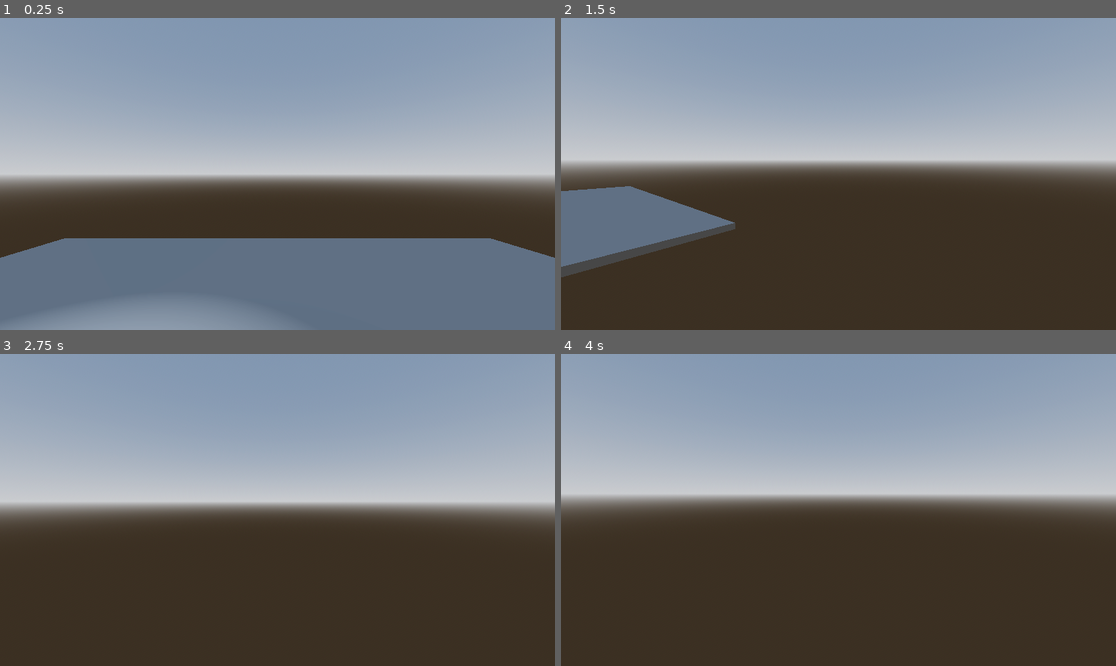
Above: before the commit, frames 1-4 (two rows, left to right).
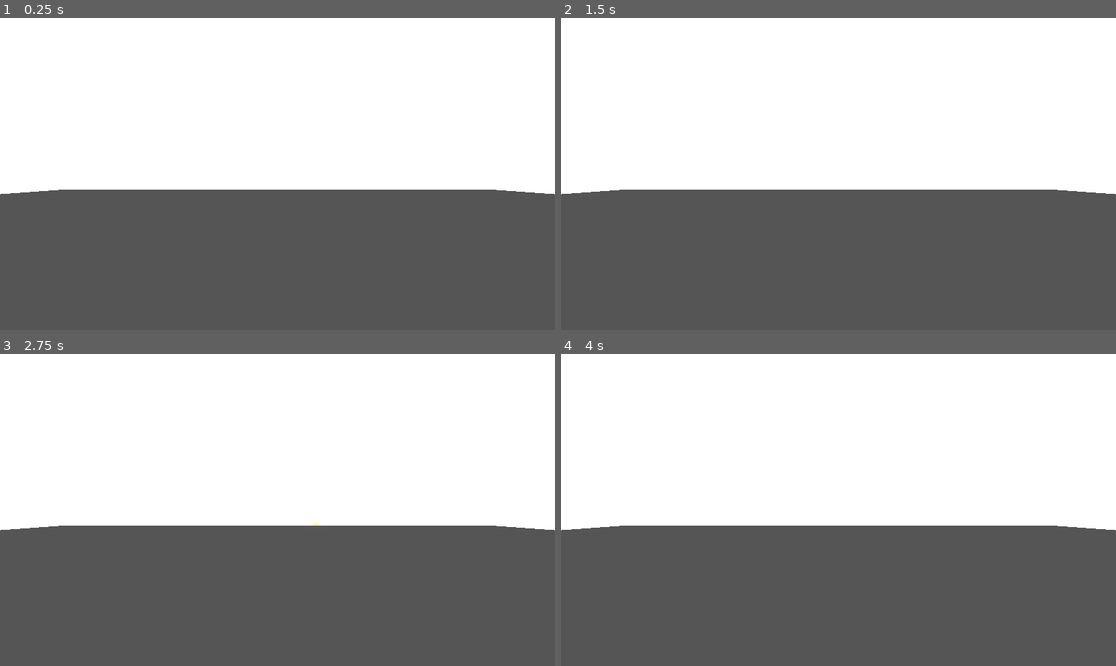
Above: after the commit, the same moments.

Repository: mineplaceblock/dungeon-master
Game: Godot game, scene res://Scenes/world.tscn
Same seed, same stepped clock (60 frames per second), same inputs: the game is played once before the commit and once after it. This scene is started directly instead of the project's main scene.
Inputs (mouse positions are in pixels of both pictures, inside the frame that each line leads up to):
- Up to frame 1 (0.25 s): no input
- Up to frame 2 (1.5 s): tap Enter (ui_accept) at 0.5 s; move the mouse to (960, 158) at 0.52 s; hold D (RightMove) 0.53-1.28 s; tap F (Fly) at 0.6 s; click (960, 158) at 0.67 s; tap Space (Jump) at 0.77 s; move the mouse to (810, 174) at 1.27 s; hold W (ForwardMove) from 1.28 s (still down); tap Shift (Sprint) at 1.35 s
- Up to frame 3 (2.75 s): keep holding W (ForwardMove); tap Space (Jump) at 1.52 s; move the mouse to (288, 503) at 2.02 s; tap F (Fly) at 2.1 s
- Up to frame 4 (4 s): keep holding W (ForwardMove); tap Enter (ui_accept) at 2.75, 3.5 s; move the mouse to (832, 516) at 2.77 s; tap Shift (Sprint) at 2.85 s; click (832, 516) at 2.92 s; tap Space (Jump) at 3.02, 3.77 s; move the mouse to (877, 513) at 3.52 s; tap F (Fly) at 3.6 s

The runs differ from the first frame. In frame 1, 100% of the frame differs, in the area x 0-100%, y 0-100%; in frame 2, 99%; in frame 3, 100%; in frame 4, 100%.

Commit message:
M4A1 ELIMINADO POR GORDO

Diff:
--- a/Scenes/world.tscn
+++ b/Scenes/world.tscn
@@ -3,6 +3,7 @@
 [ext_resource type="PackedScene" path="res://Player/proto_controller.tscn" id="1_a02cp"]
 [ext_resource type="Texture2D" uid="uid://c24ifoit84iim" path="res://w7yfuteogao0-M4a1/M4a1/palette1.png" id="2_5a7ea"]
 [ext_resource type="ArrayMesh" uid="uid://h7blqmna5s8k" path="res://w7yfuteogao0-M4a1/M4a1/M4a1.obj" id="3_8j60k"]
+[ext_resource type="PackedScene" uid="uid://bh0smpy0tc71w" path="res://Scenes/level.tscn" id="4_8j60k"]
 
 [sub_resource type="ProceduralSkyMaterial" id="ProceduralSkyMaterial_jjgbg"]
 sky_horizon_color = Color(0.66224277, 0.6717428, 0.6867428, 1)
@@ -34,12 +35,22 @@
 
 [node name="World" type="Node3D" unique_id=1061197318]
 
-[node name="OmniLight3D" type="OmniLight3D" parent="." unique_id=787995644]
-transform = Transform3D(1, 0, 0, 0, 1, 0, 0, 0, 1, -2.094359, 2.398871, 0)
-shadow_enabled = true
-
 [node name="WorldEnvironment" type="WorldEnvironment" parent="." unique_id=1191723514]
 environment = SubResource("Environment_8gbba")
+
+[node name="Node3D" parent="WorldEnvironment" unique_id=2105909514 instance=ExtResource("4_8j60k")]
+transform = Transform3D(1, 0, 0, 0, 1, 0, 0, 0, 1, 0, 0.6857419, 0)
+
+[node name="Camera3D2" type="Camera3D" parent="WorldEnvironment/Node3D" unique_id=994537782]
+fov = 37.849285
+
+[node name="DirectionalLight3D2" type="DirectionalLight3D" parent="WorldEnvironment/Node3D" unique_id=123738718]
+light_energy = 3.0
+light_volumetric_fog_energy = 1.317
+light_angular_distance = 8.91
+light_specular = 0.0
+shadow_enabled = true
+sky_mode = 1
 
 [node name="Floor" type="MeshInstance3D" parent="." unique_id=1461819451]
 transform = Transform3D(15.996985, 0, 0, 0, 0.20598906, 0, 0, 0, 15.271391, 0, 0, 0)
Not shown, removed: w7yfuteogao0-M4a1/M4a1/M4a1.blend.import
Binary file removed: w7yfuteogao0-M4a1/M4a1/M4a1.glb
Not shown, removed: w7yfuteogao0-M4a1/M4a1/M4a1.glb.import
Not shown, removed: w7yfuteogao0-M4a1/M4a1/M4a1.blend
